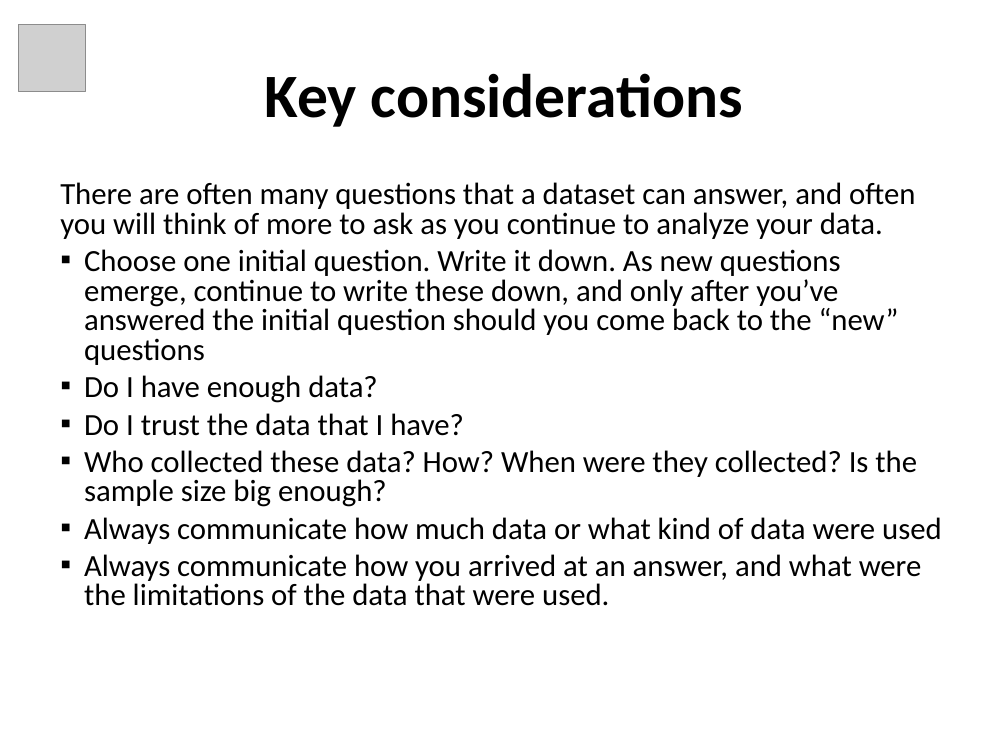
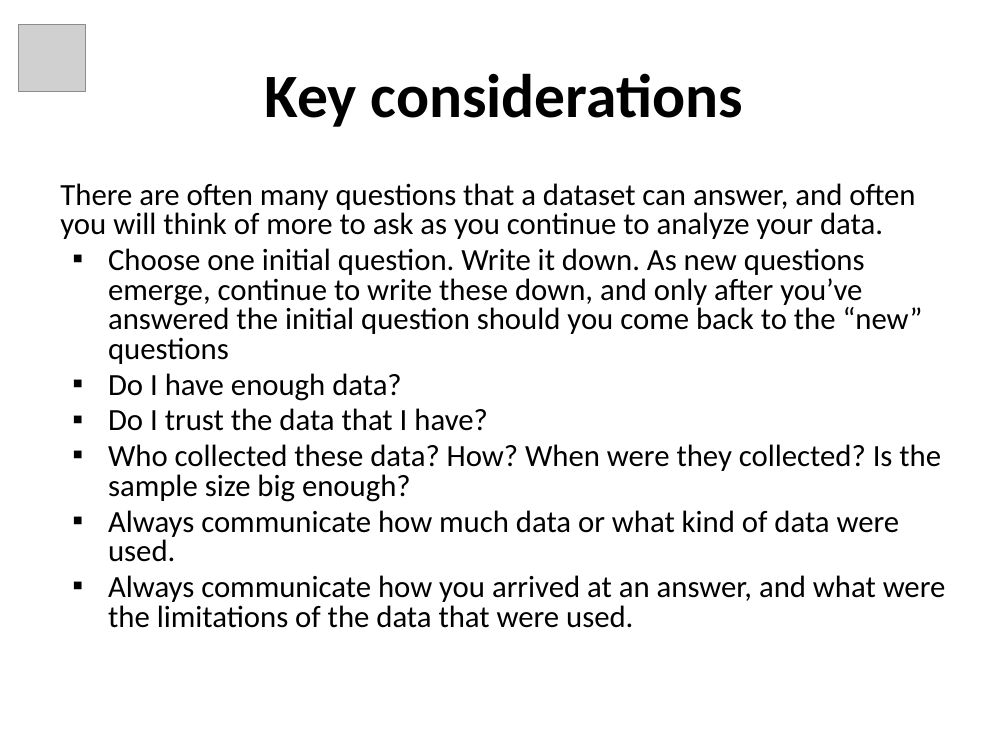
Before and after one commit to tascha/D4DM, a slide deck: slide 19 of documents/Module4_Slides.ppt. Drawn at 1008x756 pixels with LibreOffice and Linux fonts; fonts in the diff are those of the drawing; grey boxes stand for pictures. Boxes give left, top, right and bottom in pixels: in the first picture for what was removed or moved away, otherwise in the second. Text is boxed around its words. In the diff, an @@ line names an element or a change of style, - is before the commit and + after.

```diff
--- a/documents/Module4_Slides.ppt
+++ b/documents/Module4_Slides.ppt
@@ text at <box>60,183,946,628</box>: less space between paragraphs @@
@@ text at <box>108,510,900,562</box>: text changed @@
-▪ Always communicate how much data or what kind of data were used
+▪ Always communicate how much data or what kind of data were used.
```
Also in this commit, not shown: 18 other slides changed, 5 slides added, 4 slides removed.
